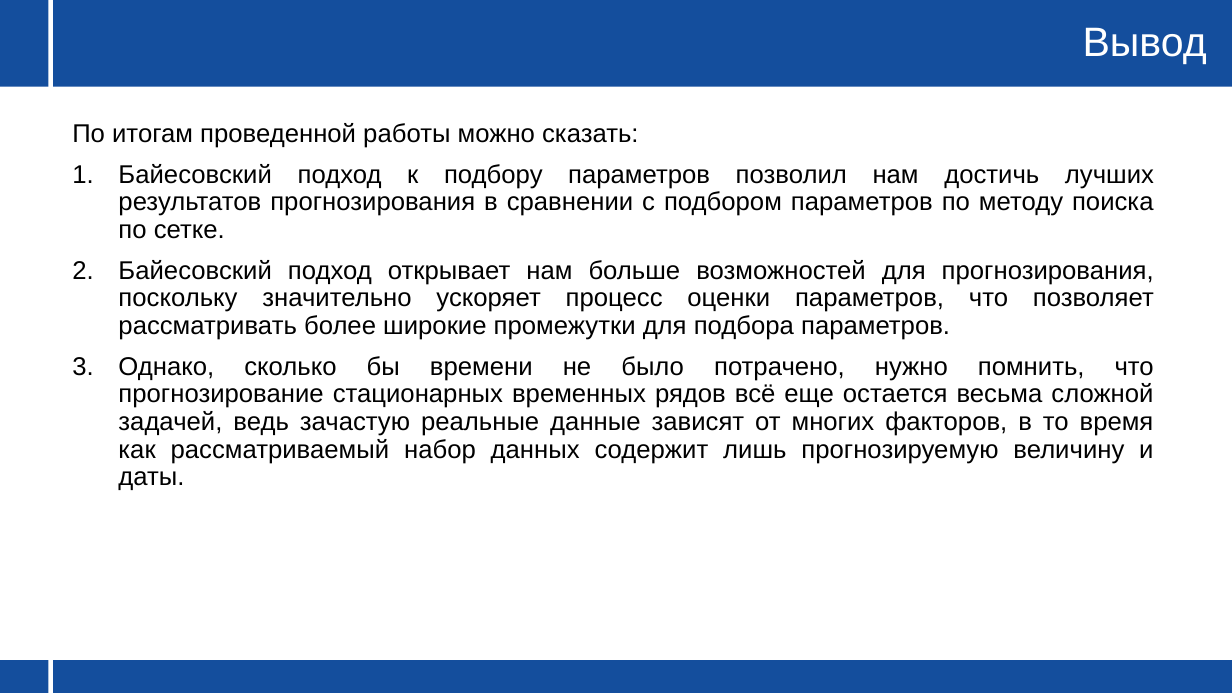
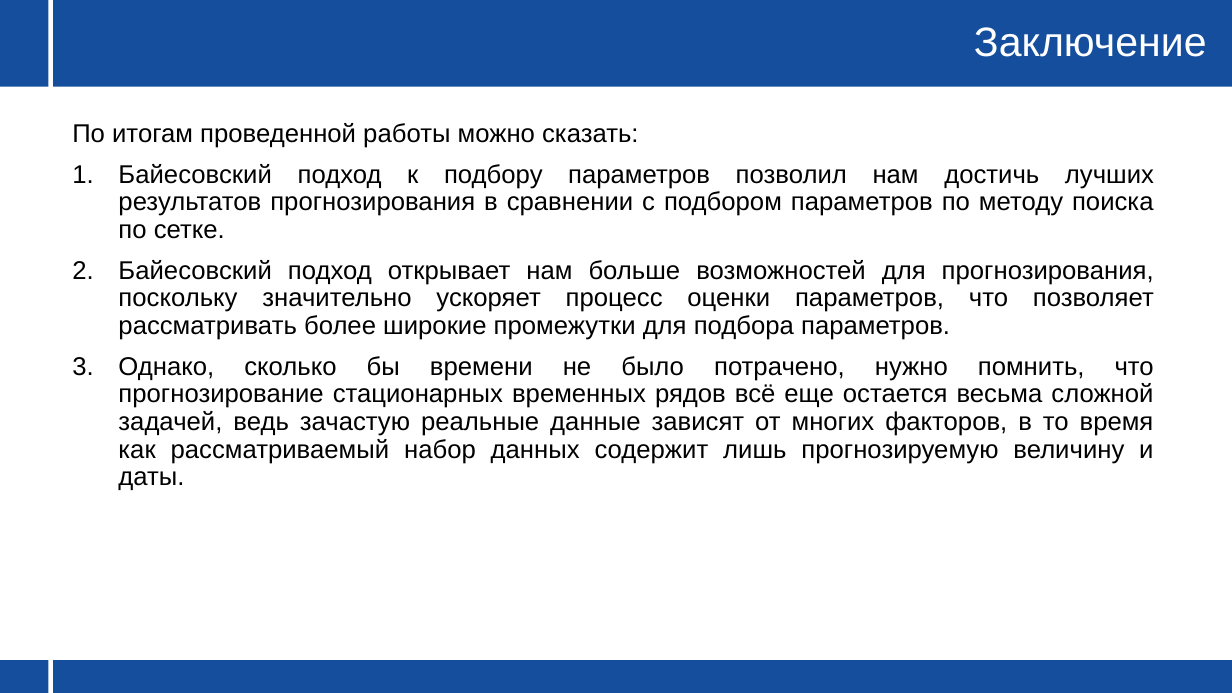
Before and after one commit to Morzhig/Faculty-of-Applied-Mathematics-and-Computer-Science, a slide deck: slide 12 of Mathematical Modelling and Data Science/Coursework/КР_презентация.pptx. Drawn at 1232x693 pixels with LibreOffice and Linux fonts; fonts in the diff are those of the drawing; background and template pictures are left out. Boxes give left, top, right and bottom in pixels: in the first picture for what was removed or moved away, otherwise in the second. Text is boxed around its words. In the diff, an @@ line names an element or a change of style, - is before the commit and + after.

```diff
--- a/Mathematical Modelling and Data Science/Coursework/КР_презентация.pptx
+++ b/Mathematical Modelling and Data Science/Coursework/КР_презентация.pptx
@@ title at (974,27,1207,57): text changed @@
-Вывод
+Заключение
```
Also in this commit, not shown: 1 other slide changed, 1 slide added, 1 slide removed, 14 other files.
